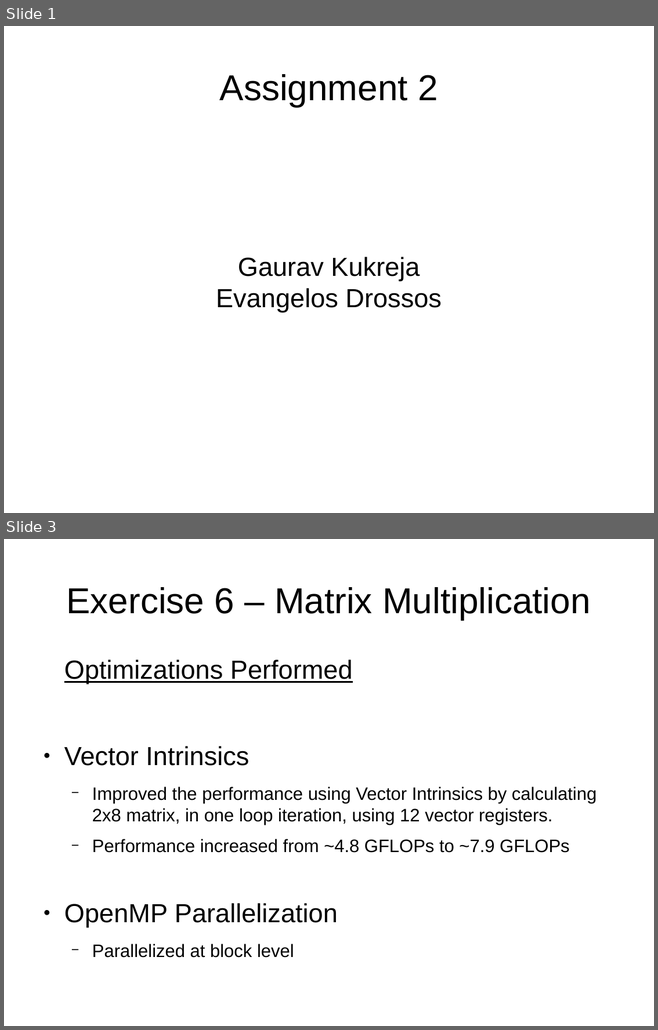
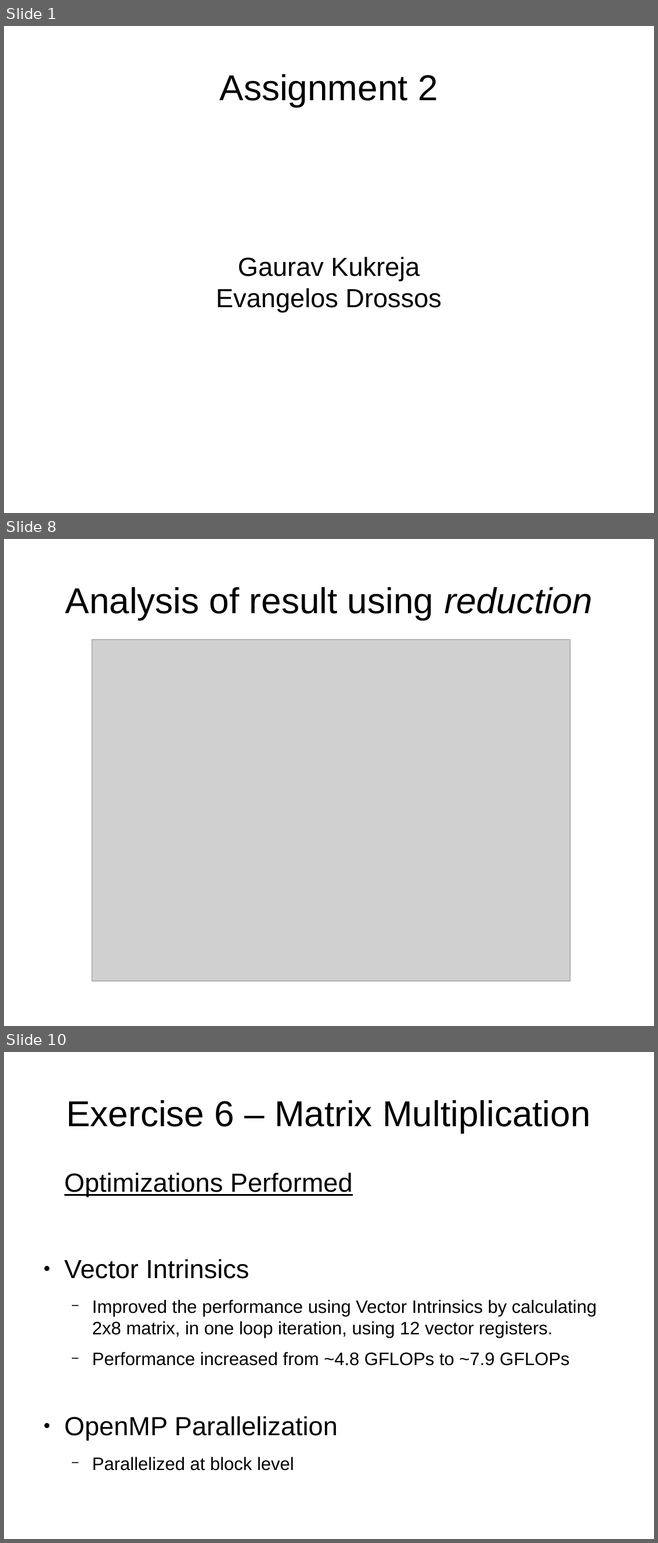
Before and after one commit to gauravk-in/hpc-lab-ws13, a slide deck: Asgn2/Presentation/Exercise2.odp. Shown one above the other, each under a label of ours: slides 1 and 3 before the commit, slides 1, 8 and 10 after it; the slides between them are not shown. The pictures are 658x1030 and 658x1543 pixels, drawn with LibreOffice and Linux fonts; fonts in the diff are those of the drawing; grey boxes stand for pictures. Boxes give left, top, right and bottom in pixels: in the first picture for what was removed or moved away, otherwise in the second. Text is boxed around its words. In the diff, an @@ line names an element or a change of style, - is before the commit and + after.

```diff
--- a/Asgn2/Presentation/Exercise2.odp
+++ b/Asgn2/Presentation/Exercise2.odp
@@ slide 8 added at bbox=[4, 539, 654, 1026], background #FFFFFF @@
@@ title added at bbox=[65, 587, 592, 620], 44 pt, text #000000 @@
+Analysis of result using reduction
@@ picture added at bbox=[92, 640, 570, 982] @@
@@ what was slide 3 is now slide 10 @@
```
Also in this commit, not shown: 7 other slides added, 1 slide removed, 6 other files.
